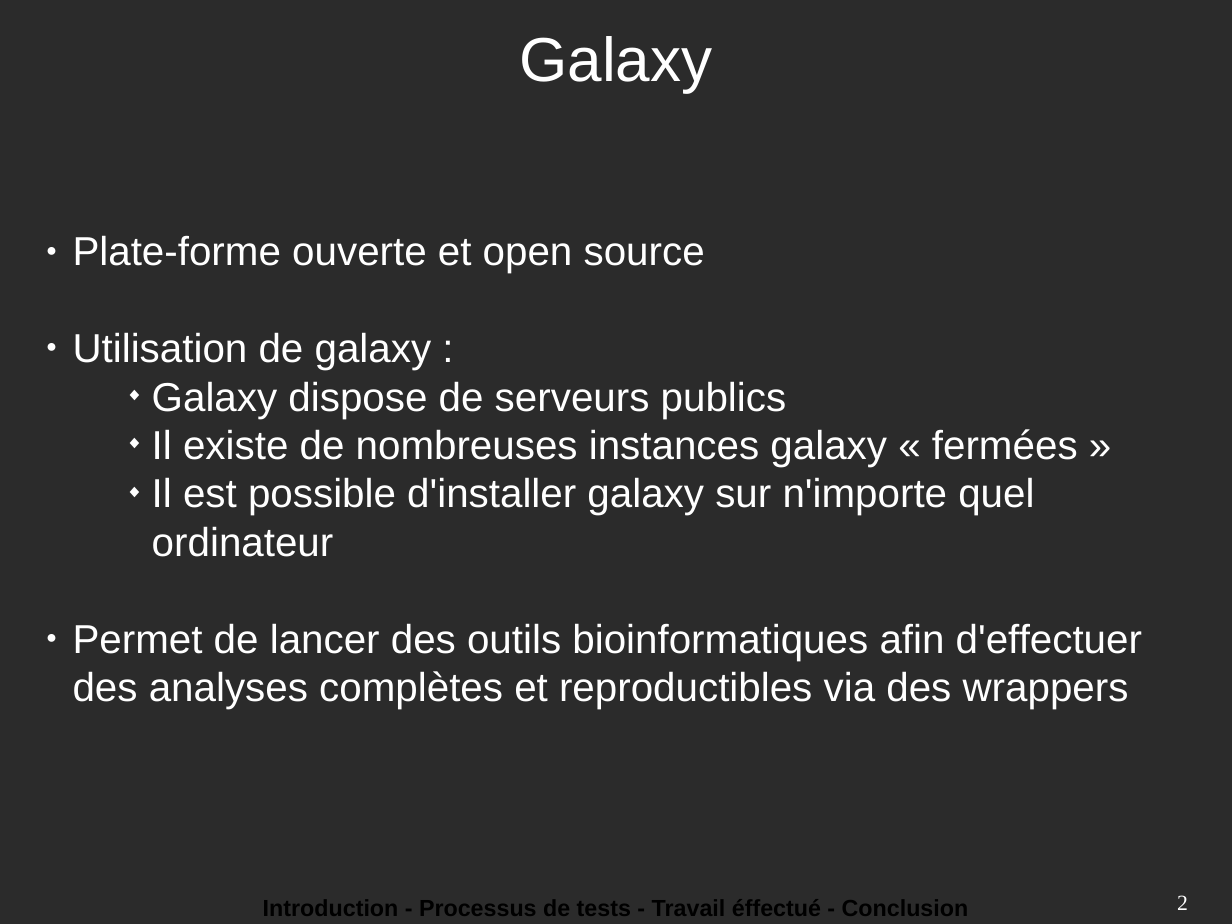
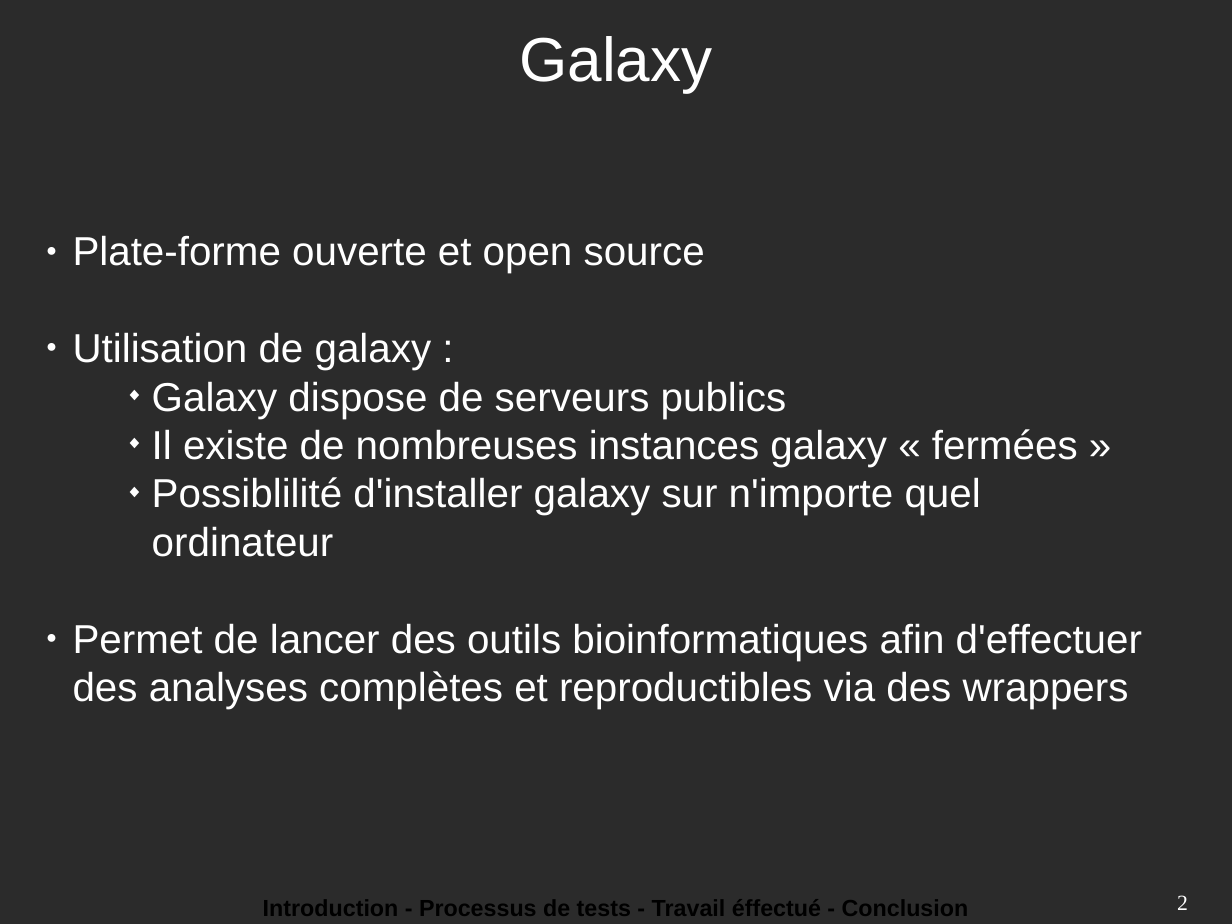
Before and after one commit to theymard1/Internship_report, a slide deck: slide 2 of presentation_6_juin/Diaporama_presentation_6_juin.odp. Drawn at 1232x924 pixels with LibreOffice and Linux fonts; fonts in the diff are those of the drawing; background and template pictures are left out; a plain dark background stands for a picture behind light text. Boxes give left, top, right and bottom in pixels: in the first picture for what was removed or moved away, otherwise in the second. Text is boxed around its words. In the diff, an @@ line names an element or a change of style, - is before the commit and + after.

```diff
--- a/presentation_6_juin/Diaporama_presentation_6_juin.odp
+++ b/presentation_6_juin/Diaporama_presentation_6_juin.odp
@@ text at (152,477,981,557): text changed @@
-      ◆ Il est possible d'installer galaxy sur n'importe quel ordinateur
+      ◆ Possiblilité d'installer galaxy sur n'importe quel ordinateur
```
Also in this commit, not shown: 2 other slides changed, 1 slide added, 3 other files.
